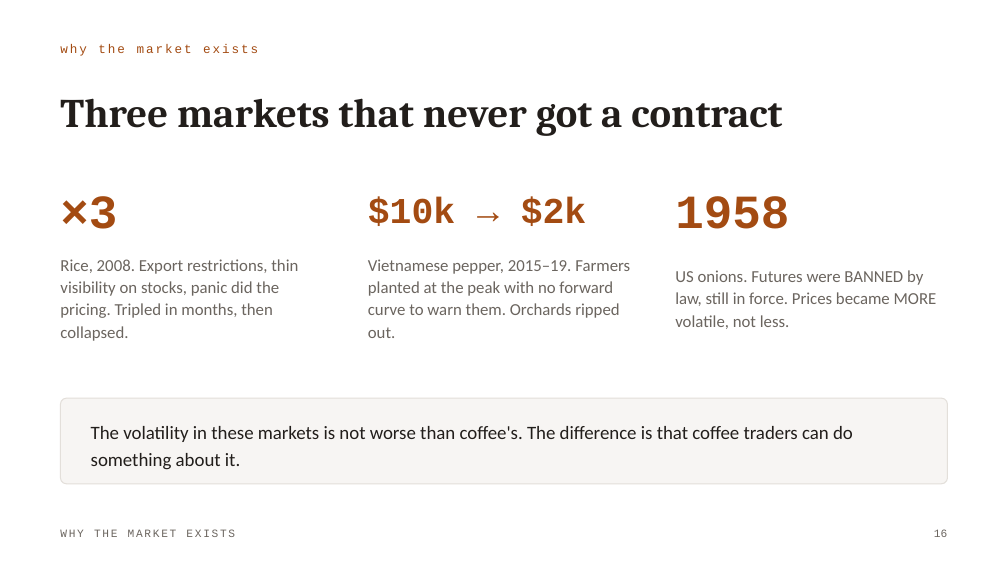
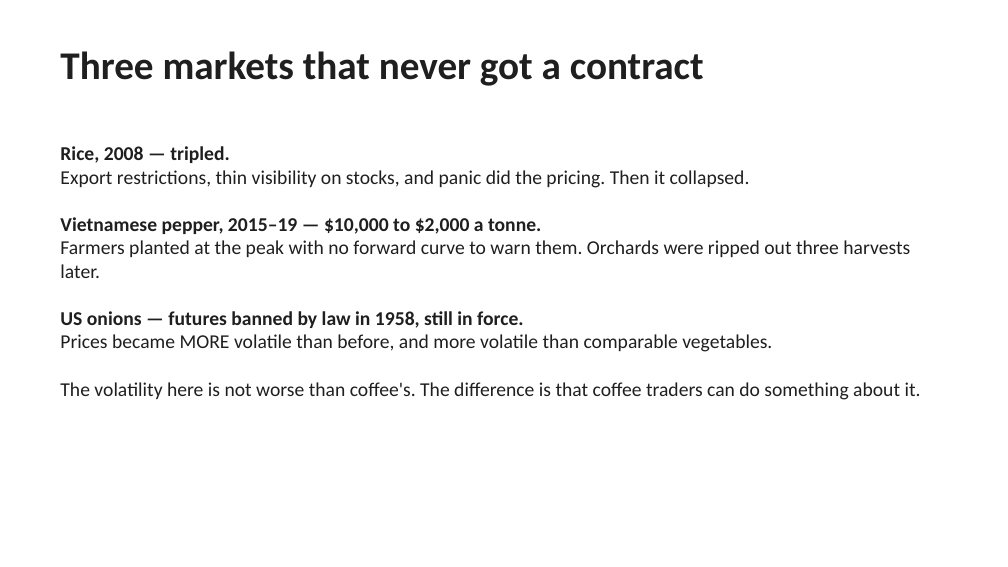
Before and after one commit to loic619/Commodity-trading-lecture, a slide deck: slide 17 of decks/Commodity-Trading-Module-1.pptx. Drawn at 1008x567 pixels with LibreOffice and Linux fonts; fonts in the diff are those of the drawing. Boxes give left, top, right and bottom in pixels: in the first picture for what was removed or moved away, otherwise in the second. Text is boxed around its words. In the diff, an @@ line names an element or a change of style, - is before the commit and + after.

```diff
--- a/decks/Commodity-Trading-Module-1.pptx
+++ b/decks/Commodity-Trading-Module-1.pptx
@@ text "Three markets that never got ...": place and size @@
-text "Three markets that never got ..." at (60, 98, 782, 136)
+text "Three markets that never got ..." at (60, 51, 704, 86)
@@ text "Three markets that never got ..." at (60, 51, 704, 86): size 29 to 28 pt, font Cambria to Calibri, text colour #221E1B to #1F1F1F; line spacing 32pt to 1; vertical alignment middle to top @@
@@ text removed at (60, 44, 258, 56) @@
-why the market exists
@@ text added at (60, 146, 921, 400), 14 pt, text #1F1F1F @@
+Rice, 2008 — tripled.
+Export restrictions, thin visibility on stocks, and panic did the pricing. Then it collapsed.
+Vietnamese pepper, 2015–19 — $10,000 to $2,000 a tonne.
+Farmers planted at the peak with no forward curve to warn them. Orchards were ripped out three harvests later.
+US onions — futures banned by law in 1958, still in force.
+Prices became MORE volatile than before, and more volatile than comparable vegetables.
+The volatility here is not worse than coffee's. The difference is that coffee traders can do something about it.
@@ text removed at (60, 196, 117, 229) @@
-×3
@@ text removed at (368, 197, 587, 226) @@
-$10k → $2k
@@ text removed at (675, 196, 789, 229) @@
-1958
@@ text removed at (60, 259, 298, 341) @@
-Rice, 2008. Export restrictions, thin visibility on stocks, panic did the pricing. Tripled in months, then collapsed.
@@ text removed at (368, 259, 630, 338) @@
-Vietnamese pepper, 2015–19. Farmers planted at the peak with no forward curve to warn them. Orchards ripped out.
@@ text removed at (675, 270, 937, 329) @@
-US onions. Futures were BANNED by law, still in force. Prices became MORE volatile, not less.
@@ rounded rectangle removed at (60, 398, 948, 484) @@
@@ text removed at (91, 426, 853, 470) @@
-The volatility in these markets is not worse than coffee's. The difference is that coffee traders can do something about it.
@@ text removed at (60, 529, 235, 537) @@
-WHY THE MARKET EXISTS
@@ text removed at (934, 529, 947, 537) @@
-16
```
Also in this commit, not shown: 46 other slides changed, 6 other files.
